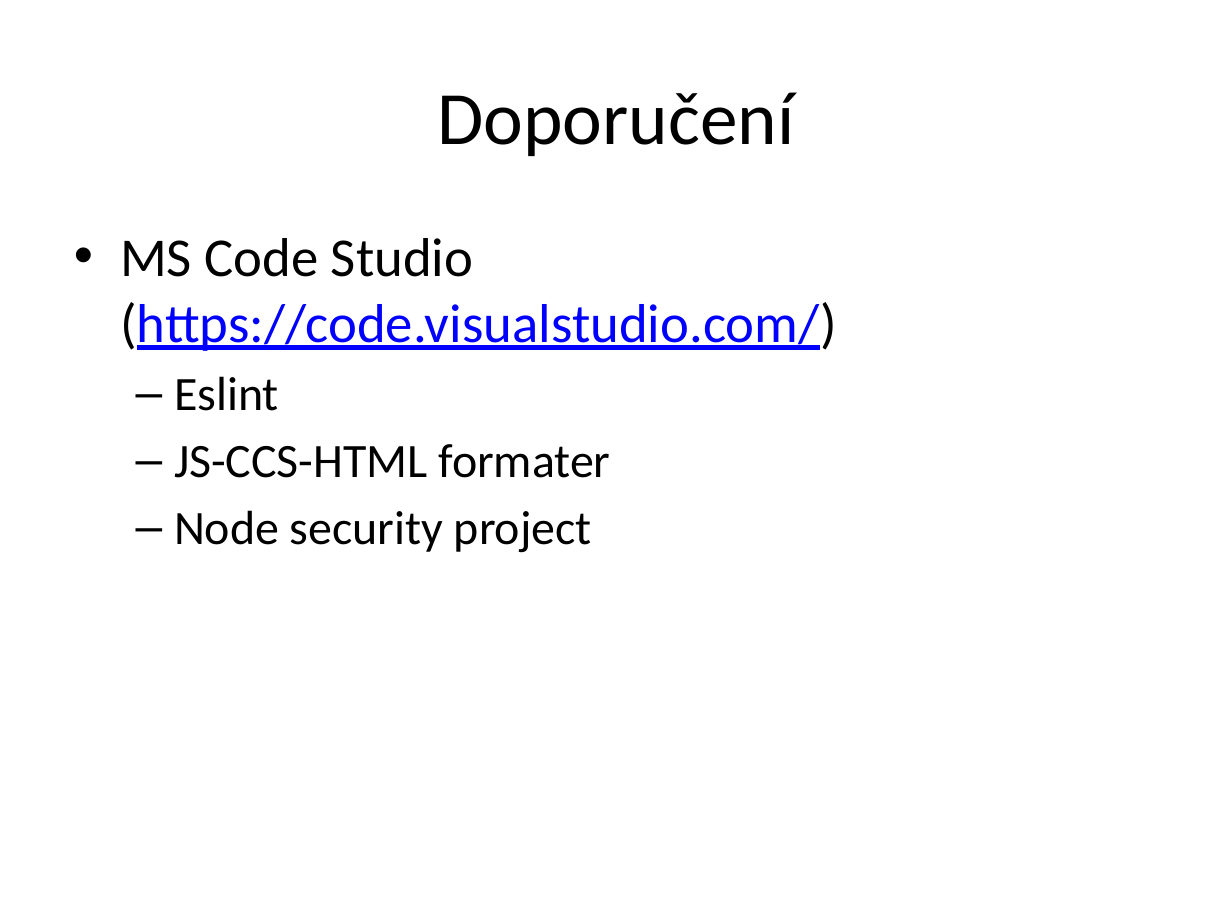
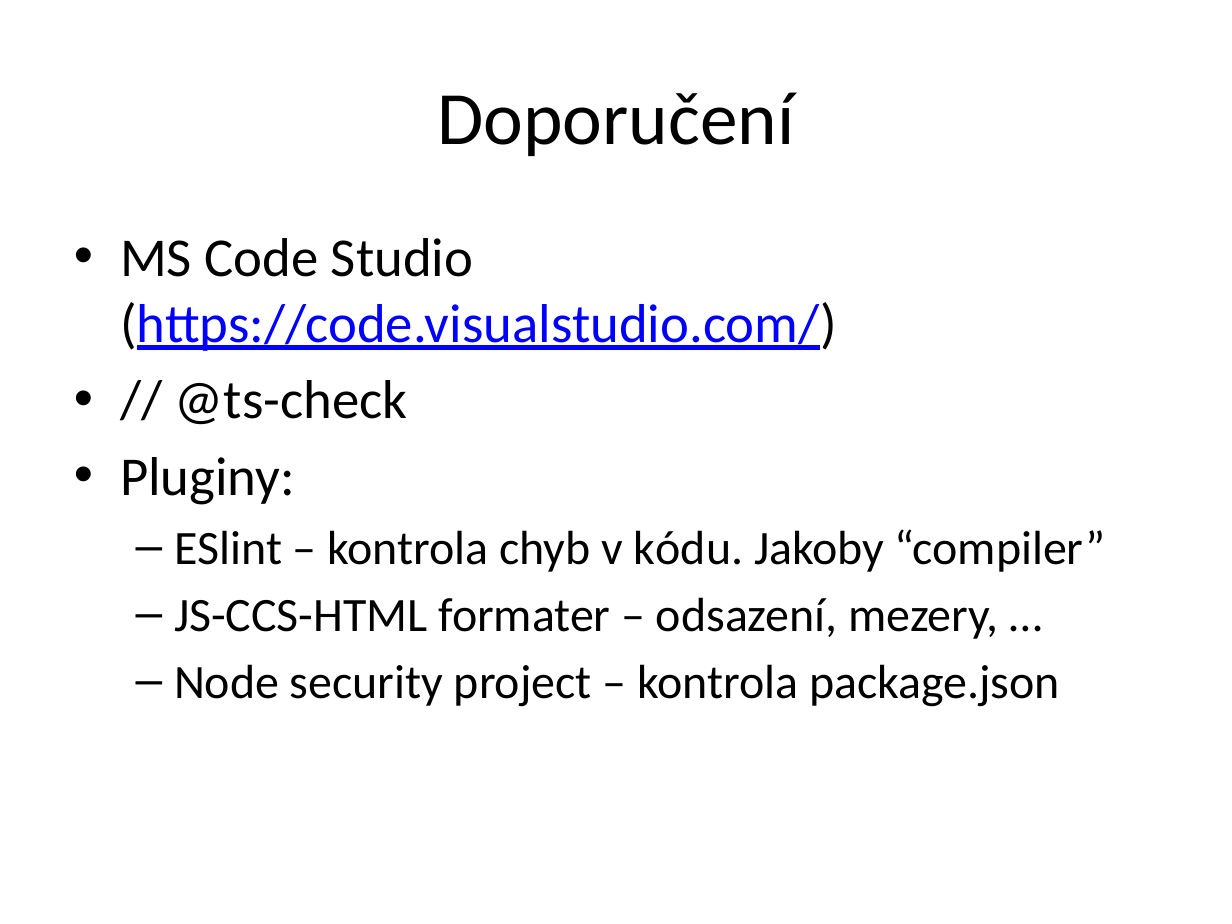
Before and after one commit to etnetera-activate/node-minicourse, a slide deck: slide 26 of node-uvod.pptx (slide 25 before the commit). Drawn at 1232x924 pixels with LibreOffice and Linux fonts; fonts in the diff are those of the drawing; background and template pictures are left out. Boxes give left, top, right and bottom in pixels: in the first picture for what was removed or moved away, otherwise in the second. Text is boxed around its words. In the diff, an @@ line names an element or a change of style, - is before the commit and + after.

```diff
--- a/node-uvod.pptx
+++ b/node-uvod.pptx
@@ text at (x1=120, y1=380, x2=1106, y2=707): text changed @@
-  – Eslint
-  – JS-CCS-HTML formater
-  – Node security project
+• // @ts-check
+• Pluginy:
+  – ESlint – kontrola chyb v kódu. Jakoby “compiler”
+  – JS-CCS-HTML formater – odsazení, mezery, …
+  – Node security project – kontrola package.json
```
Also in this commit, not shown: 3 other slides changed, 6 slides added, 2 slides removed, 6 other files.
